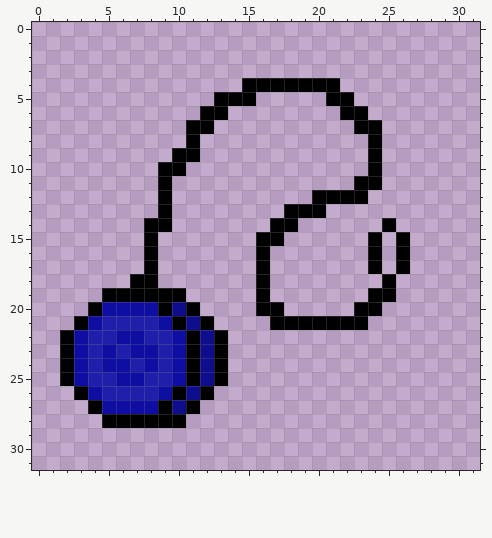
One commit to this pixel-art file: WIP/YoYo3.aseprite. This is how it looked before the edit.
32x32 pixels, 1 frame.
Now the later version:
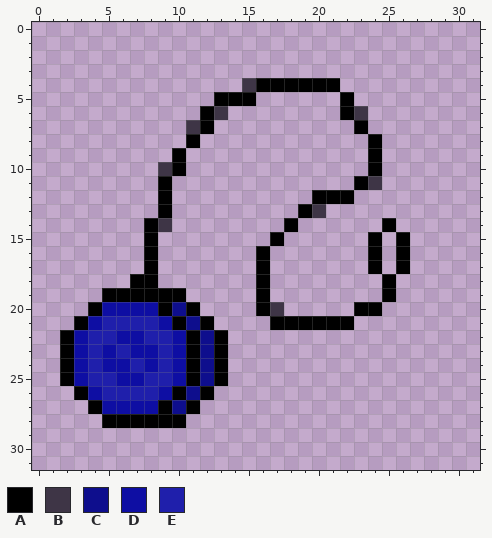
Palette (. is transparent): A #000000  B #3e3546  C #0e0e8d  D #0e0ea3  E #1f1fab
Diff:
@@ x 7..26 @@
  3 ....................
- 4 ........AAAAAAA.....
- 5 ......AAA.....AA....
- 6 .....AA........AA...
- 7 ....AA..........AA..
+ 4 ........BAAAAAA.....
+ 5 ......AAA......A....
+ 6 .....AB........AB...
+ 7 ....BA..........A...
  8 ....A............A..
- 9 ...AA............A..
-10 ..AA.............A..
-11 ..A.............AA..
-12 ..A..........AAAA...
-13 ..A........AAA......
-14 .AA.......AA......A.
-15 .A.......AA......A.A
+ 9 ...A.............A..
+10 ..BA.............A..
+11 ..A.............AB..
+12 ..A..........AAA....
+13 ..A.........AB......
+14 .AB........A......A.
+15 .A........A......A.A
 16 .A.......A.......A.A
@@ x 15..26 @@
 18 .A........A.
-19 .A.......AA.
-20 .AA.....AA..
-21 ..AAAAAAA...
+19 .A........A.
+20 .AB.....AA..
+21 ..AAAAAA....
 22 ............
Boxes around the changes in both pictures, in picture pixels (x1, y1, x2, y2):
changed: (158, 78, 256, 232)
changed: (256, 92, 382, 330)
